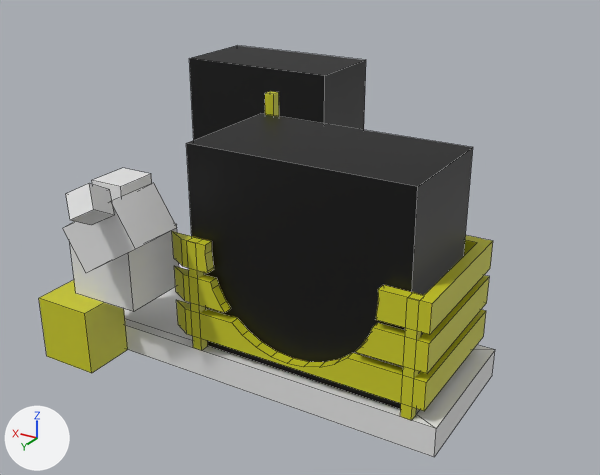
The Blender file blender/psu.blend: old version first, new version second.
Before and after are seen from a camera (50 mm lens) standing at (-246.0, 445.0, 322.0) and looking at (67.0, -77.0, 61.0). The lights are fixed; the arrows at lower left show +X, +Y and +Z. Mesh edges are drawn as thin lines.

Objects in the first picture: 'Cube', 'Cube.001', 'Cube.002', 'Cube.003', 'Cube.004', 'base', 'cube', 'liplar', 'physical', 'pilalr', 'pllari', 'strips'.
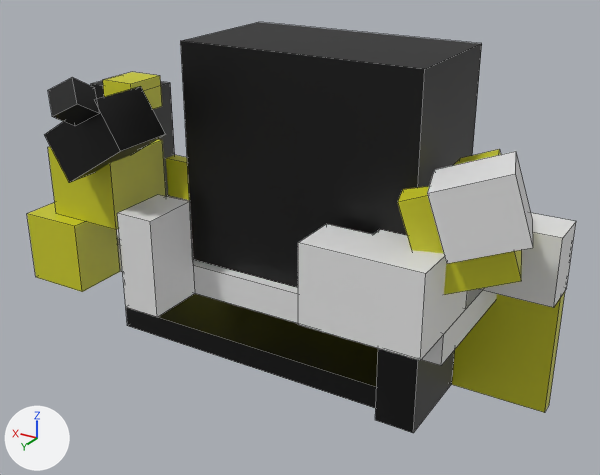
Commit message: new: psu concept

ob_hull is not drawn itself; it is used by a modifier of ob_strips, ob_base.
ob_fan_hole is not drawn itself; it is used by a modifier of ob_strips.
ob_hole_bot2 is not drawn itself; it is used by a modifier of ob_base.
ob_hole_bot1 is not drawn itself; it is used by a modifier of ob_base.

What changed in the scene script:
```text
Change me_cube_010:
    where me_cube_010.from_pydata(...)  # 8 vertices, 6 faces; spans x -27.1..27.1, y -25.6..25.6, z -23.6..23.6
    add me_cube_010.materials.append(mat_material_004)  # yellow #cdcc22
Change me_cube_011:
    where me_cube_011.from_pydata(...)  # 8 vertices, 6 faces; spans x -26.4..26.4, y -20.3..20.3, z -16.5..16.5
    add me_cube_011.materials.append(mat_material_005)  # black #000000
Change me_cube_012:
    where me_cube_012.from_pydata(...)  # 8 vertices, 6 faces; spans x -13.9..13.9, y -16.6..16.6, z -11.9..11.9
    add me_cube_012.materials.append(mat_material_004)  # yellow #cdcc22
Change me_cube_013:
    where me_cube_013.from_pydata(...)  # 8 vertices, 6 faces; spans x -8.6..8.6, y -9.2..9.2, z -9.5..9.5
    add me_cube_013.materials.append(mat_material_005)  # black #000000
Change ob_cube:
    ob_cube.location: (161.8, 70.1, 25.7) -> (161.8, 70.1, 90.1)
Change ob_cube_001:
    ob_cube_001.location: (139.5, 44.5, 73.2) -> (139.5, 53.6, 137.7)
Change ob_cube_002:
    ob_cube_002.location: (113.9, 74.1, 113.3) -> (113.9, 79.6, 177.7)
Change ob_cube_003:
    ob_cube_003.location: (167.2, 12.4, 108.7) -> (185.5, -26.7, 173.1)
Change ob_cube_004:
    ob_cube_004.location: (107.7, 104.0, 140.6) -> (107.7, 108.2, 205.0)
Change ob_hull:
    ob_hull.location: (54.46, 0.0, 92.97) -> (54.46, 0.0, 157.4)
Change ob_physical:
    ob_physical.location: (0.0, 0.0, 93.0) -> (0.0, 0.0, 157.4)
Remove ob_strips:
    ob_strips = bpy.data.objects.new('strips', me_cube_006)
Change ob_fan_hole:
    ob_fan_hole.location: (0.0, 45.9, 97.5) -> (0.0, 45.9, 161.9)
Remove ob_pilalr:
    ob_pilalr = bpy.data.objects.new('pilalr', me_cube)
Change ob_base:
    ob_base.location: (55.3, -1.6, 12.1) -> (55.3, -1.6, 76.5)
Remove ob_pllari:
    ob_pllari = bpy.data.objects.new('pllari', me_cube_003)
Remove ob_liplar:
    ob_liplar = bpy.data.objects.new('liplar', me_cube_002)
Add ob_cube_014:
    ob_cube_014 = bpy.data.objects.new('Cube.014', me_cube_025)  # a box spanning x -9.0..9.0, y -126.0..126.0, z -27.0..27.0; in mat_material_005 (black #000000)
    ob_cube_014.location = (52.3, -17.5, -0.6)
    ob_cube_014.rotation_euler = (-1.571, -1.571, 0.0)  # degrees (-90, -90, 0)
Add ob_cube_011:
    ob_cube_011 = bpy.data.objects.new('Cube.011', me_cube_022)  # a box spanning x -40.0..40.0, y -13.8..13.8, z -33.9..33.9; in mat_material_005 (black #000000)
    ob_cube_011.location = (-64.9, -10.8, 29.5)
    ob_cube_011.rotation_euler = (-1.571, -1.571, 0.0)  # degrees (-90, -90, 0)
    ob_cube_011.scale = (0.943, 1.0, 1.0)
Add ob_cube_015:
    ob_cube_015 = bpy.data.objects.new('Cube.015', me_cube_026)  # a box spanning x -32.9..32.9, y -13.3..13.3, z -19.5..19.5
    ob_cube_015.location = (86.2, 70.8, 99.1)
    ob_cube_015.rotation_euler = (-1.571, -1.571, 0.0)  # degrees (-90, -90, 0)
Add ob_cube_009:
    ob_cube_009 = bpy.data.objects.new('Cube.009', me_cube_018)  # a box spanning x -25.5..25.5, y -28.7..28.7, z -45.0..45.0; in mat_material_005 (black #000000)
    ob_cube_009.location = (198.1, -38.8, 131.9)
    ob_cube_009.scale = (1.0, 0.598, 1.0)
Add ob_cube_008:
    ob_cube_008 = bpy.data.objects.new('Cube.008', me_cube_017)  # a box spanning x -25.1..25.1, y -15.1..15.1, z -22.6..22.6
    ob_cube_008.location = (-123.5, -27.5, 109.5)
Add ob_cube_007:
    ob_cube_007 = bpy.data.objects.new('Cube.007', me_cube_016)  # a box spanning x -21.9..21.9, y -19.1..19.1, z -19.8..19.8
    ob_cube_007.location = (-118.6, 49.1, 165.9)
    ob_cube_007.rotation_euler = (0.0, -2.826, 0.297)  # degrees (0, -162, 17)
Add ob_cube_006:
    ob_cube_006 = bpy.data.objects.new('Cube.006', me_cube_015)  # a box spanning x -26.2..26.2, y -28.2..28.2, z -28.8..28.8; in mat_material_004 (yellow #cdcc22); modifiers BOOLEAN
    ob_cube_006.location = (-101.7, 27.0, 145.9)
    ob_cube_006.rotation_euler = (-3.142, 0.316, 0.297)  # degrees (-180, 18, 17)
Add ob_cube_005:
    ob_cube_005 = bpy.data.objects.new('Cube.005', me_cube_014)  # a box spanning x -37.9..37.9, y -34.0..34.0, z -25.7..25.7; modifiers BOOLEAN, BOOLEAN
    ob_cube_005.location = (-66.3, 50.4, 112.6)
Add ob_back:
    ob_back = bpy.data.objects.new('back', me_cube_021)  # a box spanning x -130.0..130.0, y -6.0..6.0, z -64.0..64.0; in mat_material_004 (yellow #cdcc22)
    ob_back.location = (42.1, -50.3, 54.6)
    ob_back.scale = (1.44, 1.0, 1.0)
Add ob_hole_bot1:
    ob_hole_bot1 = bpy.data.objects.new('hole-bot1', me_cube_020)  # a box spanning x -29.8..29.8, y -15.0..15.0, z -41.9..41.9
    ob_hole_bot1.location = (158.0, -20.39, 93.01)
Add ob_hole_bot2:
    ob_hole_bot2 = bpy.data.objects.new('hole-bot2', me_cube_019)  # a box spanning x -10.7..10.7, y -32.6..32.6, z -33.3..33.3
    ob_hole_bot2.location = (101.1, 3.488, 84.39)
```

Location of each change, (x1, y1, x2, y2) in pixels of the pictures (600 x 475 px):
'physical', moved: before (186, 114, 473, 409); after (181, 22, 482, 288)
'base', moved, reshaped (13% shorter): before (124, 263, 495, 457); after (117, 196, 497, 365)
'strips', deleted (yellow): before (172, 231, 493, 411)
'Cube.005', added: after (298, 224, 467, 361)
'Cube.014', added: after (126, 293, 378, 408)
'Cube', moved: before (39, 280, 128, 373); after (27, 202, 120, 292)
'Cube.002', recoloured, moved: before (63, 183, 177, 273); after (45, 86, 165, 183)
'Cube.001', recoloured, moved: before (70, 224, 179, 312); after (48, 139, 166, 230)
'back', added (yellow): after (166, 155, 565, 413)
'Cube.007', added: after (427, 151, 533, 264)
'Cube.015', added: after (117, 195, 195, 317)
'Cube.006', added (yellow): after (398, 149, 522, 295)
'Cube.011', added (black): after (375, 348, 455, 433)
'Cube.008', added: after (479, 213, 576, 308)
'Cube.004', recoloured, moved: before (66, 183, 114, 225); after (48, 77, 100, 126)
'Cube.003', recoloured, moved: before (92, 168, 152, 201); after (103, 72, 162, 109)
'pllari', deleted (yellow): before (400, 298, 422, 420)
'Cube.009', added (black): after (91, 81, 175, 196)
'pilalr', deleted (yellow): before (187, 241, 208, 351)
'liplar', deleted: before (265, 91, 279, 116)
'cube', unchanged, covered by the edit: before (189, 45, 366, 140)
